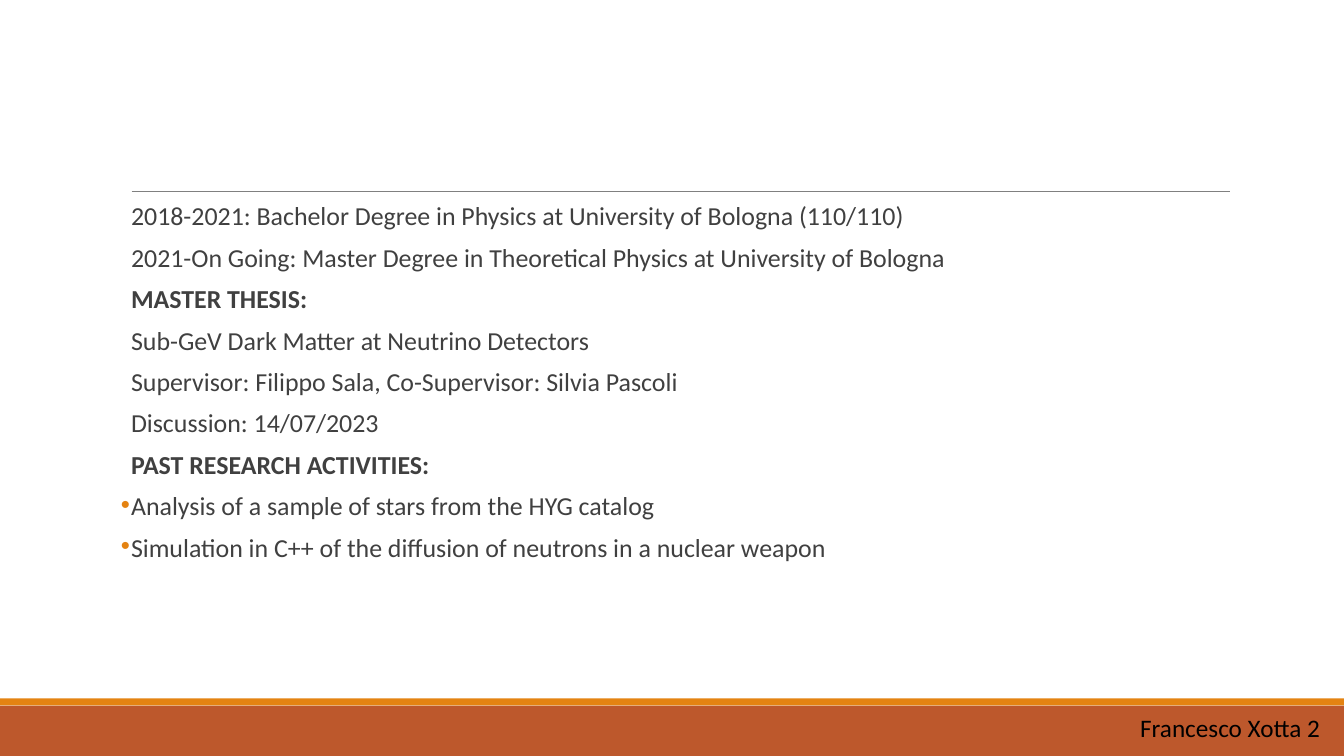
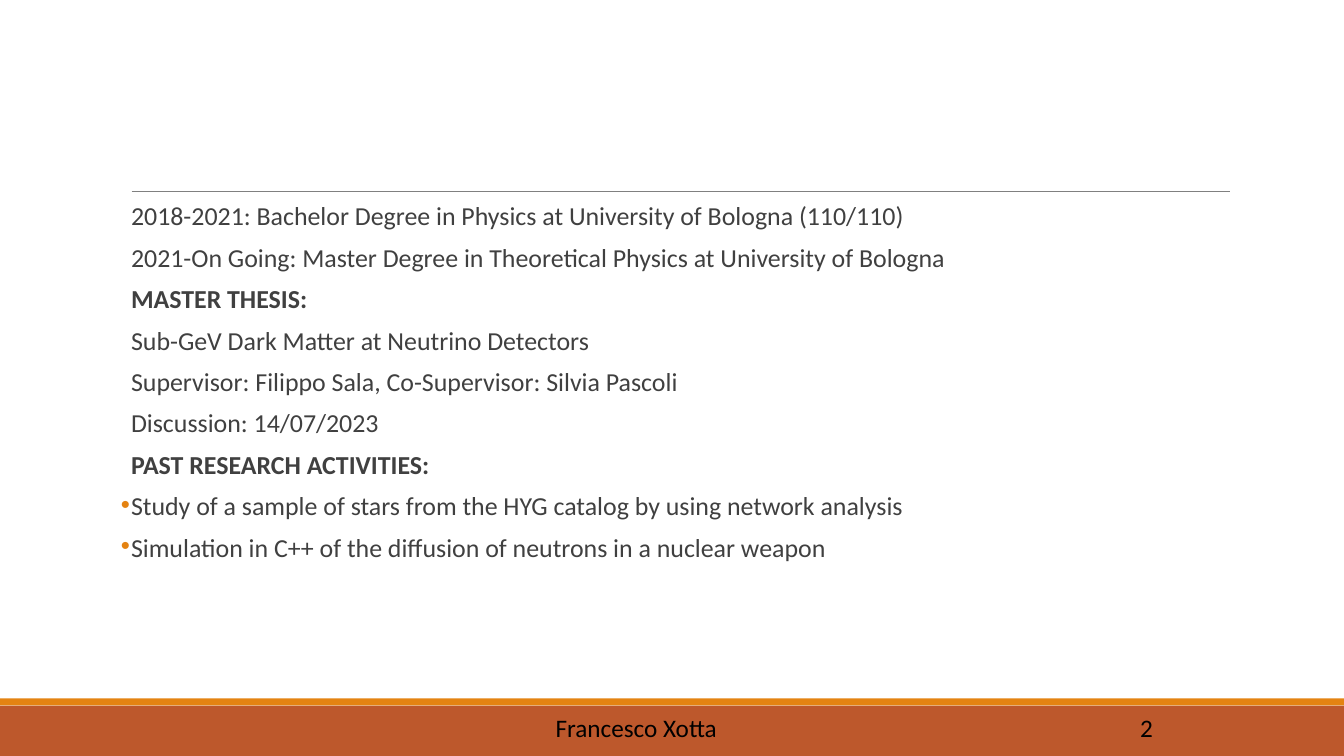
Before and after one commit to X0774/SimulationofGCE, a slide deck: slide 2 of Presentation.pptm. Drawn at 1344x756 pixels with LibreOffice and Linux fonts; fonts in the diff are those of the drawing. Boxes give left, top, right and bottom in pixels: in the first picture for what was removed or moved away, otherwise in the second. Text is boxed around its words. In the diff, an @@ line names an element or a change of style, - is before the commit and + after.

```diff
--- a/Presentation.pptm
+++ b/Presentation.pptm
@@ text at [131,497,903,520]: text changed @@
-• Analysis of a sample of stars from the HYG catalog
+• Study of a sample of stars from the HYG catalog by using network analysis
@@ text added at [556,721,717,737], 18 pt, text #000000 @@
+Francesco Xotta
@@ text at [1140,720,1153,737]: text changed @@
-Francesco Xotta 2
+2
```
Also in this commit, not shown: 11 other slides changed, 1 slide added.
